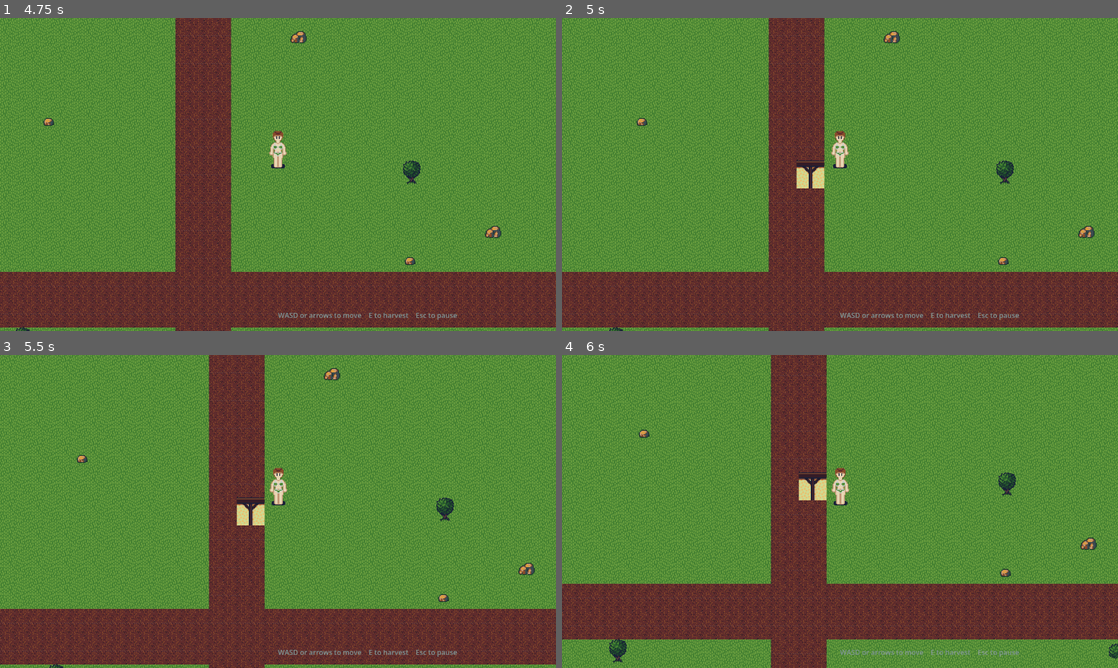
Above: before the commit, frames 1-4 (two rows, left to right).
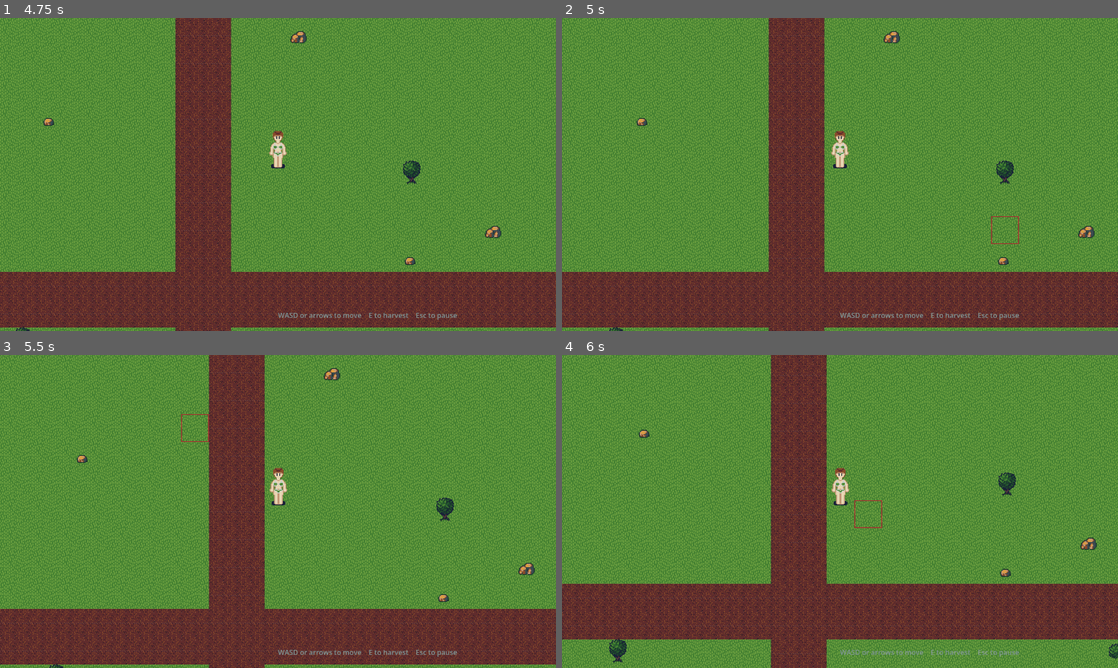
Above: after the commit, the same moments.

Repository: HuyNguyen260398/rp1
Game: Godot game, scene res://scenes/main.tscn
Two runs of this game, one before a commit and one after it. Both use one fixed random seed, a clock stepped at 60 frames per second and the inputs below.
Inputs (mouse positions are in pixels of both pictures, inside the frame that each line leads up to):
- Up to frame 1 (4.75 s): click "New World" at 0.5 s; tap Enter at 1.25, 4.25 s; move the mouse to (400, 158) at 1.27 s; hold D (move_right) 1.28-2 s; hold E (interact) 1.28-2 s; click (400, 158) at 1.42 s; drag from (166, 190) to (250, 237) at 2.02 s; tap Space at 2.75 s; move the mouse to (333, 105) at 2.77 s; hold D (move_right) 2.78-3.5 s; hold Shift 2.78-3.5 s; click (333, 105) at 2.92 s; tap E (interact) at 3.05 s; drag from (250, 237) to (111, 127) at 3.52 s; move the mouse to (444, 221) at 4.27 s; hold A (move_left) from 4.28 s (still down); hold E (interact) from 4.28 s (still down); tap Ctrl at 4.35 s; click (444, 221) at 4.42 s
- Up to frame 2 (5 s): keep holding A (move_left); keep holding E (interact); tap B (debug_place, bound only before the commit) at 4.9 s
- Up to frame 3 (5.5 s): release A (move_left) at 5 s; release E (interact) at 5 s; drag from (111, 464) to (194, 433) at 5.02 s
- Up to frame 4 (6 s): tap Space at 5.75 s; move the mouse to (867, 511) at 5.77 s; hold S (move_down) from 5.78 s (still down); hold E (interact) from 5.78 s (still down); click (867, 511) at 5.92 s

Frame 1 is identical in both runs. In frame 2, 0.5% of the frame differs, in the area x 42-83%, y 45-73%; in frame 3, 0.5%; in frame 4, 0.5%, in the area x 42-58%, y 37-56%.

Commit message:
feat: B toggles a build cursor that turns clicks into commands
Co-Authored-By: Claude Opus 5.5 <noreply@anthropic.com>

Diff:
--- a/project.godot
+++ b/project.godot
@@ -61,7 +61,7 @@
 , Object(InputEventJoypadButton,"resource_local_to_scene":false,"resource_name":"","device":-1,"button_index":0,"pressure":0.0,"pressed":false,"script":null)
 ]
 }
-debug_place={
+build_mode={
 "deadzone": 0.2,
 "events": [Object(InputEventKey,"resource_local_to_scene":false,"resource_name":"","device":-1,"window_id":0,"alt_press …(190 unchanged characters)…
 ]
--- /dev/null
+++ b/src/presentation/build_cursor.gd
@@ -0,0 +1,135 @@
+class_name BuildCursor
+extends Node2D
+## Build mode's mouse: which tile, which content, and the click.
+##
+## It emits intent and decides nothing. Whether a command may happen is
+## BuildSystem's rule; this asks it through `probe`, which the router
+## supplies, and never restates it (Stage 2 design 3.5). It reads the
+## registry to know what can be selected and writes to nothing.
+##
+## This is the project's first mouse gameplay input, and it has no
+## controller path. That debt is accepted in the design and listed in
+## IDEAS.md.
+
+## A command to place or remove. The router applies it, or refuses.
+signal build_requested(cmd: BuildCommand)
+signal mode_changed(active: bool)
+signal selection_changed(content_id: String)
+
+## func(cmd: BuildCommand) -> bool: would this command be accepted? Only
+## the outline's colour depends on it. Unset, the outline reads refused.
+var probe: Callable = Callable()
+
+## Read this; change it with set_active() so the signal fires.
+var active: bool = false
+
+var _registry: ContentRegistry = null
+var _placeables: PackedStringArray = []
+var _index: int = 0
+var _tile: Vector2i = Vector2i.ZERO
+var _accepted: bool = false
+
+
+## The tile containing a point in world pixels. Floored, not truncated:
+## a point just left of the zone is tile -1, not tile 0.
+static func tile_at(world_px: Vector2) -> Vector2i:
+	return Vector2i(
+		floori(world_px.x / TilesetBuilder.TILE_SIZE.x),
+		floori(world_px.y / TilesetBuilder.TILE_SIZE.y))
+
+
+func setup(registry: ContentRegistry) -> void:
+	_registry = registry
+	_placeables = BuildSystem.placeables(registry)
+	_index = 0
+	# The parent Y-sorts its children; the outline belongs above all of
+	# them wherever it sits.
+	z_index = 1
+
+
+func selected_id() -> String:
+	return "" if _placeables.is_empty() else _placeables[_index]
+
+
+func set_active(value: bool) -> void:
+	if active == value:
+		return
+	active = value
+	queue_redraw()
+	mode_changed.emit(active)
+
+
+func step_selection(delta: int) -> void:
+	if _placeables.size() < 2:
+		return
+	_index = posmod(_index + delta, _placeables.size())
+	selection_changed.emit(selected_id())
+
+
+## The command a left click on `tile` means, or null with nothing to
+## place. The layer is the selected content's category: a definition says
+## where it goes by what it is.
+func place_command(tile: Vector2i) -> BuildCommand:
+	var content_id: String = selected_id()
+	if content_id.is_empty():
+		return null
+	var def: Dictionary = _registry.def_of(_registry.numeric_of(content_id))
+	return BuildCommand.place(tile, str(def.get("category", "")), content_id)
+
+
+func _process(_delta: float) -> void:
+	if not active:
+		return
+	# Asked every frame rather than on mouse motion: the camera follows
+	# the player, so the tile under a still mouse changes as they walk,
+	# and what is affordable changes as they harvest.
+	var tile: Vector2i = tile_at(get_global_mouse_position())
+	var cmd: BuildCommand = place_command(tile)
+	var accepted: bool = cmd != null and probe.is_valid() and bool(probe.call(cmd))
+	if tile == _tile and accepted == _accepted:
+		return
+	_tile = tile
+	_accepted = accepted
+	queue_redraw()
+
+
+func _draw() -> void:
+	if not active:
+		return
+	var size: Vector2 = Vector2(TilesetBuilder.TILE_SIZE)
+	# An outline one pixel wide, inset half a pixel so it lands on whole
+	# pixels, in a theme colour at full opacity: nothing drawn here is
+	# off the palette.
+	draw_rect(
+		Rect2(Vector2(_tile) * size + Vector2(0.5, 0.5), size - Vector2.ONE),
+		UiTheme.ACCENT if _accepted else UiTheme.DANGER,
+		false, 1.0)
+
+
+## The parent world is PROCESS_MODE_PAUSABLE, so none of this is heard
+## while paused.
+func _unhandled_input(event: InputEvent) -> void:
+	if event.is_action_pressed("build_mode"):
+		get_viewport().set_input_as_handled()
+		set_active(not active)
+		return
+	if not active:
+		return
+	var click: InputEventMouseButton = event as InputEventMouseButton
+	if click == null or not click.pressed:
+		return
+	get_viewport().set_input_as_handled()
+	# The click's own position, not the last one _process saw: the two
+	# can differ by a frame, and the command must name the tile clicked.
+	var local: InputEventMouseButton = make_input_local(click) as InputEventMouseButton
+	var tile: Vector2i = tile_at(local.position)
+	if click.button_index == MOUSE_BUTTON_LEFT:
+		var cmd: BuildCommand = place_command(tile)
+		if cmd != null:
+			build_requested.emit(cmd)
+	elif click.button_index == MOUSE_BUTTON_RIGHT:
+		build_requested.emit(BuildCommand.remove(tile, BuildCommand.LAYER_OBJECT))
+	elif click.button_index == MOUSE_BUTTON_WHEEL_DOWN:
+		step_selection(1)
+	elif click.button_index == MOUSE_BUTTON_WHEEL_UP:
+		step_selection(-1)
--- a/src/presentation/world.gd
+++ b/src/presentation/world.gd
@@ -15,6 +15,10 @@
 
 var zone: Zone = null
 var player_entity_id: int = EntityStore.INVALID_ID
+
+## Build mode's mouse. Public so the router can connect to it and hand it
+## a probe; non-null once build() has returned.
+var build_cursor: BuildCursor = null
 
 var _registry: ContentRegistry = null
 var _animals: AnimalSystem = null
@@ -98,6 +102,11 @@
 	_camera.target_id = player_entity_id
 	_camera.make_current()
 
+	build_cursor = BuildCursor.new()
+	build_cursor.name = "BuildCursor"
+	add_child(build_cursor)
+	build_cursor.setup(registry)
+
 	return errors
 
 
@@ -144,7 +153,7 @@
 	_audio.set_bed(director.bed())
 
 
-# --- debug ------------------------------------------------------------
+# --- input ------------------------------------------------------------
 
 ## World is PROCESS_MODE_PAUSABLE, so this is not heard while paused.
 func _unhandled_input(event: InputEvent) -> void:
@@ -152,35 +161,6 @@
 		get_viewport().set_input_as_handled()
 		if zone != null and zone.entities.has(player_entity_id):
 			interact_requested.emit(_player_facing_tile())
-		return
-	if event.is_action_pressed("debug_place"):
-		get_viewport().set_input_as_handled()
-		_debug_place_wall()
-
-
-## DEBUG ONLY -- removed in Phase 10 when build mode lands. This exists to
-## prove the Phase 7 mutation spine end to end: one edit, seen by the
-## renderer, the collider and the save without any of them robbing the
-## others.
-func _debug_place_wall() -> void:
-	if zone == null or not zone.entities.has(player_entity_id):
-		return
-	var tile: Vector2i = _player_facing_tile()
-	if not zone.in_bounds(tile):
-		return
-	if zone.get_object(tile) != ContentRegistry.ID_UNKNOWN:
-		return
-	# A wall dropped across the player's own body would trap them inside a
-	# solid, which is a movement bug report rather than a spine test.
-	var feet: Vector2 = zone.entities.get_position(player_entity_id)
-	var tile_rect: Rect2 = Rect2(Vector2(tile), Vector2.ONE)
-	if tile_rect.intersects(MovementSystem.body_rect(feet, _player.body)):
-		return
-	zone.set_object(tile, _registry.numeric_of("wall_wood"))
-	# Walkability owns the walkable rule; setting the flag byte by hand
-	# would also clobber FLAG_BLOCKS_LIGHT, which shares it.
-	var _changed: int = Walkability.recompute_chunk(
-		zone.get_chunk(Coords.world_to_chunk(tile)), _registry)
 
 
 ## The tile the player faces. The rule lives in MovementSystem, where it
--- /dev/null
+++ b/tests/test_build_cursor.gd
@@ -0,0 +1,169 @@
+extends GutTest
+## The build cursor turns mouse events into commands. It holds no rule
+## about what may be built -- that is BuildSystem's, and tested there.
+
+
+func _registry() -> ContentRegistry:
+	var r: ContentRegistry = ContentRegistry.new()
+	r.register({"id": "wood", "category": "item", "display_name": "Wood"})
+	r.register({"id": "wall", "category": "object", "display_name": "Wall",
+		"sprite": "res://none.png", "cost": {"wood": 2}})
+	r.register({"id": "rug", "category": "object", "display_name": "Rug",
+		"sprite": "res://none.png", "cost": {"wood": 1}})
+	r.register({"id": "tree", "category": "object", "display_name": "Tree",
+		"sprite": "res://none.png"})
+	return r
+
+
+func _cursor(r: ContentRegistry) -> BuildCursor:
+	var cursor: BuildCursor = BuildCursor.new()
+	add_child_autofree(cursor)
+	cursor.setup(r)
+	watch_signals(cursor)
+	return cursor
+
+
+## A press of `button` on the middle of `tile`, delivered straight to the
+## cursor. The position is mapped through the same transforms the engine
+## applies, so the test does not assume the runner's viewport is unmoved.
+func _click(cursor: BuildCursor, button: MouseButton, tile: Vector2i) -> void:
+	var world_px: Vector2 = (Vector2(tile) + Vector2(0.5, 0.5)) \
+		* Vector2(TilesetBuilder.TILE_SIZE)
+	var ev: InputEventMouseButton = InputEventMouseButton.new()
+	ev.button_index = button
+	ev.pressed = true
+	ev.position = cursor.get_viewport().get_canvas_transform() \
+		* cursor.get_global_transform() * world_px
+	cursor._unhandled_input(ev)
+
+
+func _press_build_mode(cursor: BuildCursor) -> void:
+	var ev: InputEventAction = InputEventAction.new()
+	ev.action = "build_mode"
+	ev.pressed = true
+	cursor._unhandled_input(ev)
+
+
+# --- mouse to tile ----------------------------------------------------
+
+func test_a_pixel_maps_to_the_tile_that_contains_it() -> void:
+	assert_eq(BuildCursor.tile_at(Vector2(0.0, 0.0)), Vector2i(0, 0))
+	assert_eq(BuildCursor.tile_at(Vector2(31.9, 31.9)), Vector2i(0, 0))
+	assert_eq(BuildCursor.tile_at(Vector2(32.0, 64.0)), Vector2i(1, 2))
+	assert_eq(BuildCursor.tile_at(Vector2(1040.0, 816.0)), Vector2i(32, 25))
+
+
+func test_a_pixel_left_of_or_above_the_zone_maps_outside_it() -> void:
+	# Truncating instead of flooring would fold -0.5 onto tile 0 and let a
+	# click outside the zone edit its first column.
+	assert_eq(BuildCursor.tile_at(Vector2(-0.5, -0.5)), Vector2i(-1, -1))
+	assert_eq(BuildCursor.tile_at(Vector2(-32.0, 5.0)), Vector2i(-1, 0))
+
+
+# --- selection --------------------------------------------------------
+
+func test_the_first_placeable_is_selected_to_begin_with() -> void:
+	assert_eq(_cursor(_registry()).selected_id(), "rug")
+
+
+func test_stepping_the_selection_wraps_both_ways() -> void:
+	var cursor: BuildCursor = _cursor(_registry())
+	cursor.step_selection(1)
+	assert_eq(cursor.selected_id(), "wall")
+	assert_signal_emitted_with_parameters(cursor, "selection_changed", ["wall"])
+	cursor.step_selection(1)
+	assert_eq(cursor.selected_id(), "rug")
+	cursor.step_selection(-1)
+	assert_eq(cursor.selected_id(), "wall")
+
+
+func test_a_build_with_nothing_placeable_selects_nothing() -> void:
+	var r: ContentRegistry = ContentRegistry.new()
+	var cursor: BuildCursor = _cursor(r)
+	assert_eq(cursor.selected_id(), "")
+	assert_null(cursor.place_command(Vector2i(1, 1)))
+	cursor.step_selection(1)
+	assert_signal_not_emitted(cursor, "selection_changed")
+
+
+func test_a_place_command_carries_the_layer_its_content_lives_on() -> void:
+	var cmd: BuildCommand = _cursor(_registry()).place_command(Vector2i(4, 7))
+	assert_eq(cmd.action, BuildCommand.PLACE)
+	assert_eq(cmd.tile, Vector2i(4, 7))
+	assert_eq(cmd.content_id, "rug")
+	assert_eq(cmd.layer, BuildCommand.LAYER_OBJECT)
+
+
+# --- mode -------------------------------------------------------------
+
+func test_the_cursor_starts_inactive() -> void:
+	assert_false(_cursor(_registry()).active)
+
+
+func test_the_build_mode_action_toggles_it() -> void:
+	var cursor: BuildCursor = _cursor(_registry())
+	_press_build_mode(cursor)
+	assert_true(cursor.active)
+	assert_signal_emitted_with_parameters(cursor, "mode_changed", [true])
+	_press_build_mode(cursor)
+	assert_false(cursor.active)
+	assert_signal_emitted_with_parameters(cursor, "mode_changed", [false])
+
+
+func test_an_inactive_cursor_ignores_clicks() -> void:
+	var cursor: BuildCursor = _cursor(_registry())
+	_click(cursor, MOUSE_BUTTON_LEFT, Vector2i(3, 3))
+	_click(cursor, MOUSE_BUTTON_RIGHT, Vector2i(3, 3))
+	_click(cursor, MOUSE_BUTTON_WHEEL_DOWN, Vector2i(3, 3))
+	assert_signal_not_emitted(cursor, "build_requested")
+	assert_eq(cursor.selected_id(), "rug")
+
+
+# --- clicks -----------------------------------------------------------
+
+func test_a_left_click_asks_to_place_the_selection_under_the_mouse() -> void:
+	var cursor: BuildCursor = _cursor(_registry())
+	cursor.set_active(true)
+	_click(cursor, MOUSE_BUTTON_LEFT, Vector2i(6, 2))
+	assert_signal_emit_count(cursor, "build_requested", 1)
+	var cmd: BuildCommand = get_signal_parameters(cursor, "build_requested")[0]
+	assert_eq(cmd.action, BuildCommand.PLACE)
+	assert_eq(cmd.tile, Vector2i(6, 2))
+	assert_eq(cmd.content_id, "rug")
+
+
+func test_a_right_click_asks_to_remove_what_is_under_the_mouse() -> void:
+	var cursor: BuildCursor = _cursor(_registry())
+	cursor.set_active(true)
+	_click(cursor, MOUSE_BUTTON_RIGHT, Vector2i(6, 2))
+	var cmd: BuildCommand = get_signal_parameters(cursor, "build_requested")[0]
+	assert_eq(cmd.action, BuildCommand.REMOVE)
+	assert_eq(cmd.tile, Vector2i(6, 2))
+	assert_eq(cmd.layer, BuildCommand.LAYER_OBJECT)
+	assert_eq(cmd.content_id, "")
+
+
+func test_the_wheel_steps_the_selection() -> void:
+	var cursor: BuildCursor = _cursor(_registry())
+	cursor.set_active(true)
+	_click(cursor, MOUSE_BUTTON_WHEEL_DOWN, Vector2i(0, 0))
+	assert_eq(cursor.selected_id(), "wall")
+	_click(cursor, MOUSE_BUTTON_WHEEL_UP, Vector2i(0, 0))
+	assert_eq(cursor.selected_id(), "rug")
+	assert_signal_not_emitted(cursor, "build_requested")
+
+
+func test_with_nothing_to_place_a_left_click_asks_for_nothing() -> void:
+	var cursor: BuildCursor = _cursor(ContentRegistry.new())
+	cursor.set_active(true)
+	_click(cursor, MOUSE_BUTTON_LEFT, Vector2i(6, 2))
+	assert_signal_not_emitted(cursor, "build_requested")
+
+
+func test_the_cursor_never_decides_on_its_own() -> void:
+	# No probe is set, so the cursor cannot know whether the command is
+	# acceptable -- and it emits anyway. The router decides.
+	var cursor: BuildCursor = _cursor(_registry())
+	cursor.set_active(true)
+	_click(cursor, MOUSE_BUTTON_LEFT, Vector2i(-3, -3))
+	assert_signal_emit_count(cursor, "build_requested", 1)
--- a/tests/test_input_map.gd
+++ b/tests/test_input_map.gd
@@ -56,3 +56,17 @@
 		if event is InputEventJoypadButton:
 			found = true
 	assert_true(found, "interact has no gamepad binding")
+
+
+func test_the_build_mode_action_is_bound_to_b() -> void:
+	assert_true(InputMap.has_action("build_mode"))
+	var found: bool = false
+	for event: InputEvent in InputMap.action_get_events("build_mode"):
+		if event is InputEventKey and (event as InputEventKey).physical_keycode == KEY_B:
+			found = true
+	assert_true(found, "build_mode is not bound to B")
+
+
+func test_the_debug_place_action_is_gone() -> void:
+	# It held B and placed a free wall. Build mode replaced it.
+	assert_false(InputMap.has_action("debug_place"))
Not shown, added: src/presentation/build_cursor.gd.uid
Not shown, added: tests/test_build_cursor.gd.uid
Not shown, changed: IDEAS.md
